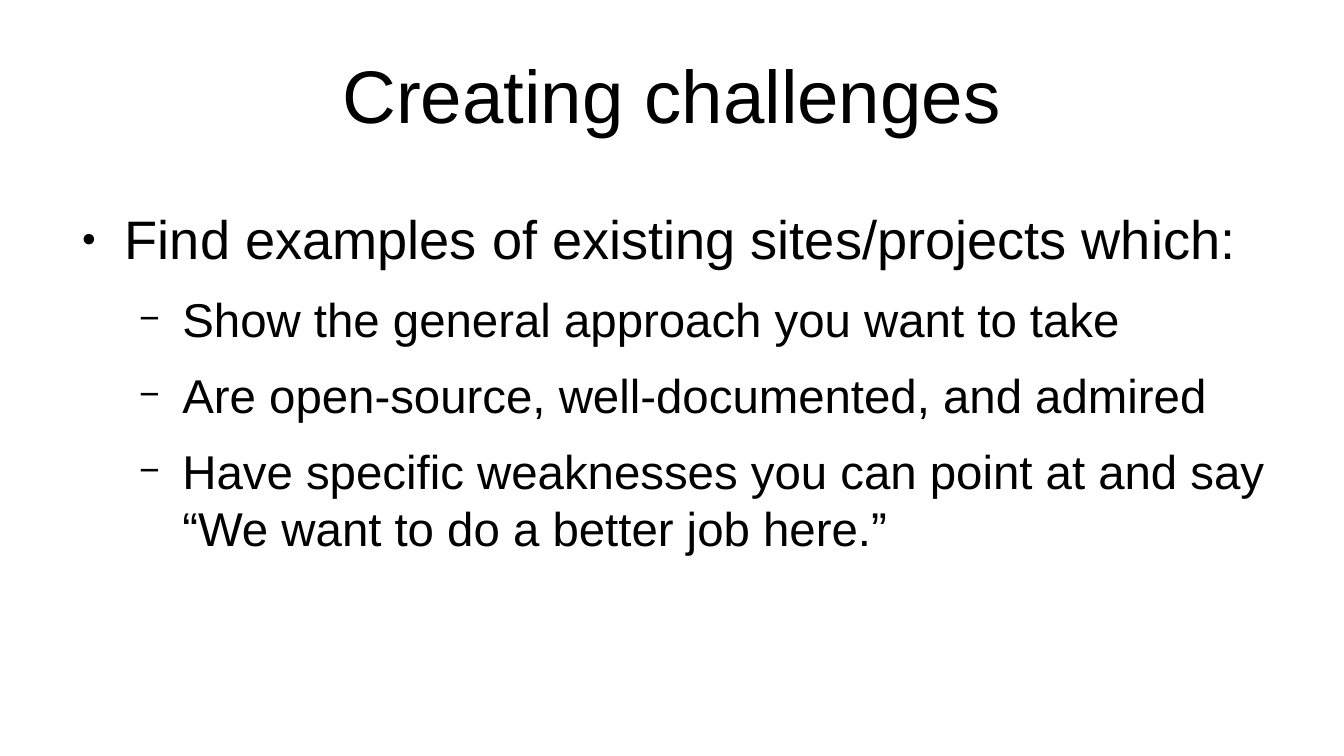
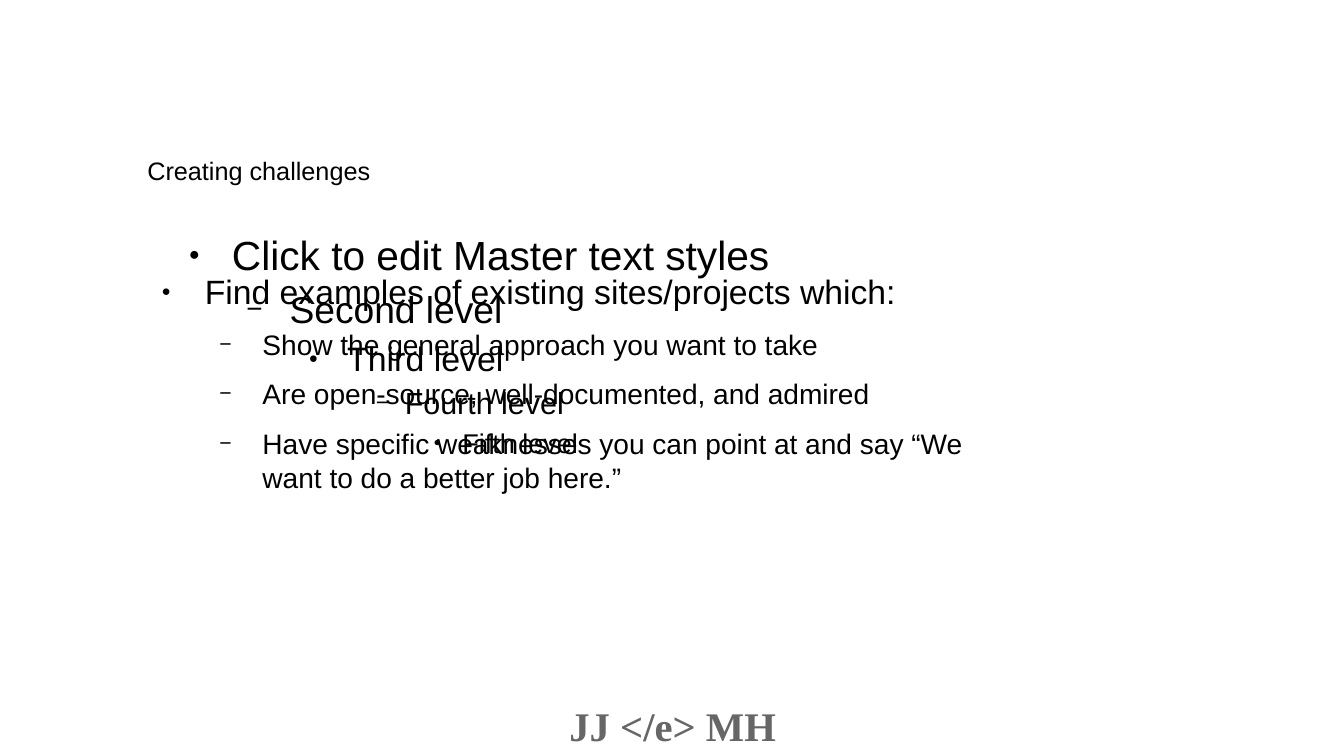
Before and after one commit to projectEndings/Endings, a slide deck: slide 11 of presentations/dhsi2019/talk_to_your_programmer.odp. Drawn at 1344x756 pixels with LibreOffice and Linux fonts; fonts in the diff are those of the drawing; background and template pictures are left out. Boxes give left, top, right and bottom in pixels: in the first picture for what was removed or moved away, otherwise in the second. Text is boxed around its words. In the diff, an @@ line names an element or a change of style, - is before the commit and + after.

```diff
--- a/presentations/dhsi2019/talk_to_your_programmer.odp
+++ b/presentations/dhsi2019/talk_to_your_programmer.odp
@@ title "Creating challenges": place and size @@
-title "Creating challenges" at (342, 69, 1000, 137)
+title "Creating challenges" at (147, 161, 371, 186)
@@ title "Creating challenges" at (147, 161, 371, 186): size 44 to 14.9 pt; alignment centre to left @@
@@ text added at (232, 240, 769, 458), 24 pt, text #000000 @@
+● Click to edit Master text styles
+  − Second level
+    ● Third level
+      − Fourth level
+        ● Fifth level
@@ text "Find examples of existing sites/projects ...": place and size @@
-text "Find examples of existing sites/projects ..." at (125, 219, 1264, 556)
+text "Find examples of existing sites/projects ..." at (205, 277, 962, 493)
@@ text "Find examples of existing sites/projects ..." at (205, 277, 962, 493): size 32 to 19.9 pt in "Find examples of existing sites/projects which:"; size 28 to 16.6 pt in "Show the general approach you want to ...", "Are open-source, well-documented, and admired", "Have specific weaknesses you can point at ..."; less space between paragraphs @@
@@ text added at (569, 714, 776, 742), 24 pt, text #666666, bold @@
+JJ </e> MH
```
Also in this commit, not shown: 18 other slides changed, 1 other file.
